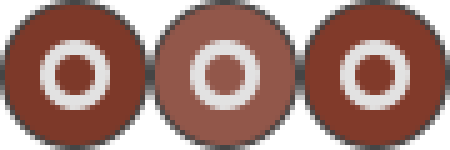
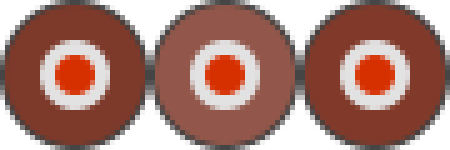
Comparing the layer stacks of the two 450 x 150 images. Changes:
hid group "off" (6 layers) over [55, 55, 395, 95]
added group "norec" with 6 layers above "track_recarm_auto" over [55, 55, 395, 95]
added layer "Ellipse 2" (7th of 9, in "norec") in group "norec" over [55, 55, 95, 95]
added layer "Ellipse 1" (16th of 18, in "norec") in group "norec" over [55, 55, 95, 95]
added layer "Ellipse 2" (8th of 9, in "norec") in group "norec" over [205, 55, 245, 95]
added layer "Ellipse 1" (17th of 18, in "norec") in group "norec" over [205, 55, 245, 95]
added layer "Ellipse 2" (9th of 9, in "norec") in group "norec" over [355, 55, 395, 95]
added layer "Ellipse 1" (18th of 18, in "norec") in group "norec" over [355, 55, 395, 95]
